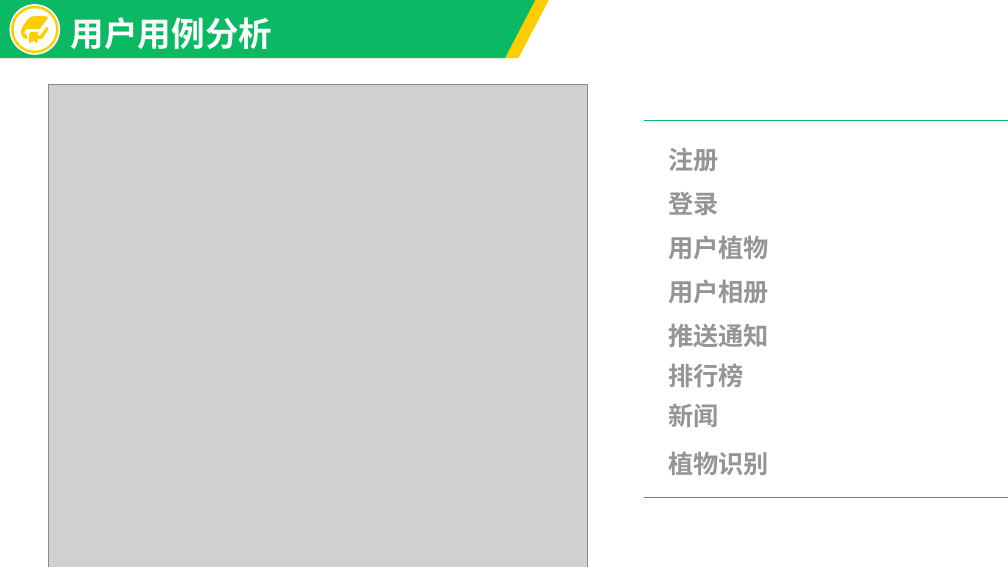
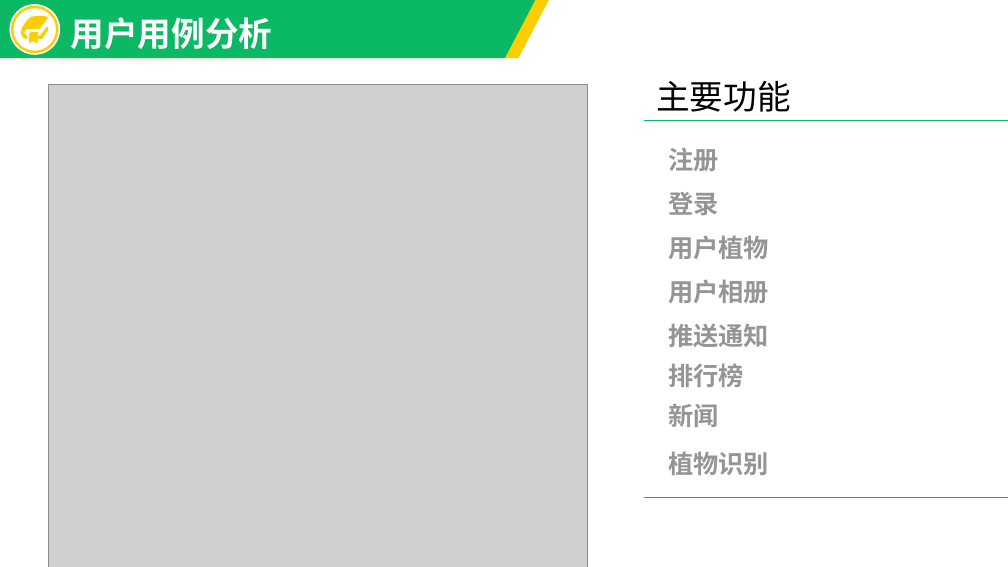
Before and after one commit to huangshengjie/-, a slide deck: slide 7 of 论文/15110100602黄胜杰.pptx. Drawn at 1008x567 pixels with LibreOffice and Linux fonts; fonts in the diff are those of the drawing; grey boxes stand for pictures. Boxes give left, top, right and bottom in pixels: in the first picture for what was removed or moved away, otherwise in the second. Text is boxed around its words. In the diff, an @@ line names an element or a change of style, - is before the commit and + after.

```diff
--- a/论文/15110100602黄胜杰.pptx
+++ b/论文/15110100602黄胜杰.pptx
@@ text added at bbox=[656, 81, 790, 112], 32 pt, text #000000 @@
+主要功能
```
Also in this commit, not shown: 3 other slides changed, 1 other file.
